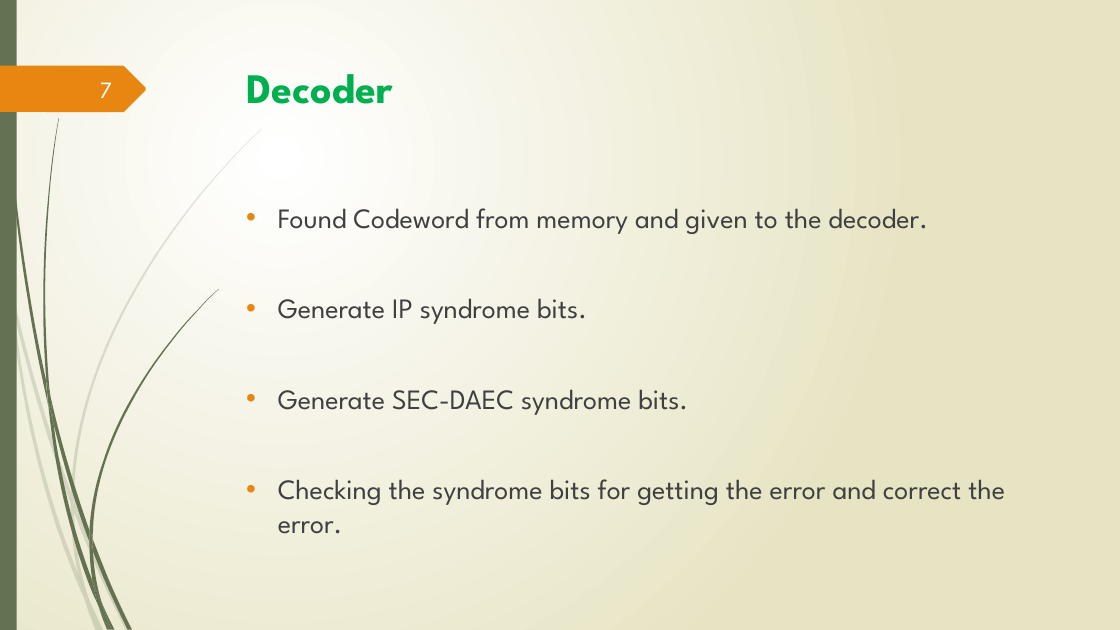
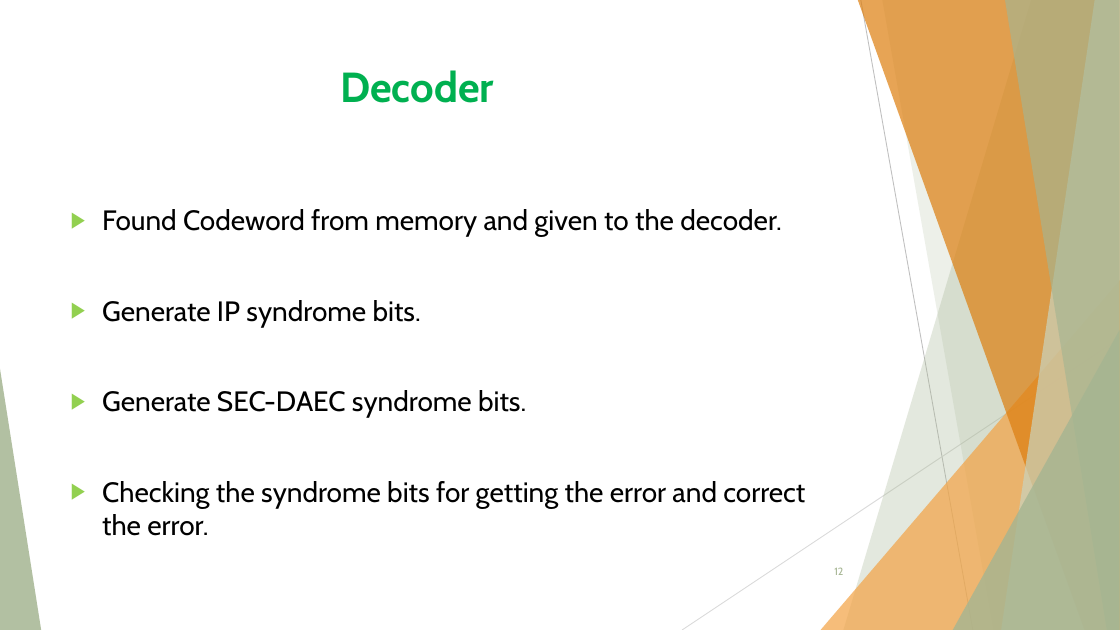
Before and after one commit to Limon49/Thesis, a slide deck: slide 12 of 1607049.pptx (slide 7 before the commit). Drawn at 1120x630 pixels with LibreOffice and Linux fonts; fonts in the diff are those of the drawing. Boxes give left, top, right and bottom in pixels: in the first picture for what was removed or moved away, otherwise in the second. Text is boxed around its words. In the diff, an @@ line names an element or a change of style, - is before the commit and + after.

```diff
--- a/1607049.pptx
+++ b/1607049.pptx
@@ background gradient #FFFFFF to #E8E6C4 to #FFFFFF @@
@@ rectangle removed at (0,0,17,630) @@
@@ title "Decoder": place and size @@
-title "Decoder" at (247,74,393,104)
+title "Decoder" at (340,70,494,103)
@@ title "Decoder" at (340,70,494,103): font League Spartan to Cabin @@
@@ freeform shape removed at (0,66,146,112) @@
@@ page number removed at (100,82,112,98) @@
-7
@@ text "Found Codeword from memory and ...": place and size @@
-text "Found Codeword from memory and ..." at (278,208,1005,534)
+text "Found Codeword from memory and ..." at (102,209,805,536)
@@ text "Found Codeword from memory and ..." at (102,209,805,536): font League Spartan to Cabin, text colour #404040 to #000000; bullet • to ▶; bullet colour #E78712 to #92D050 @@
@@ group added at (0,0,1120,630): 5 freeform shapes, 3 triangles, 2 lines @@
@@ page number added at (834,567,843,575), 9 pt, text #A5B592 @@
+12
@@ group removed at (0,129,262,630): 10 freeform shapes @@
@@ group removed at (3,0,218,630): 12 freeform shapes @@
```
Also in this commit, not shown: 13 other slides changed, 7 slides added, 1 slide removed, 4 other files.
